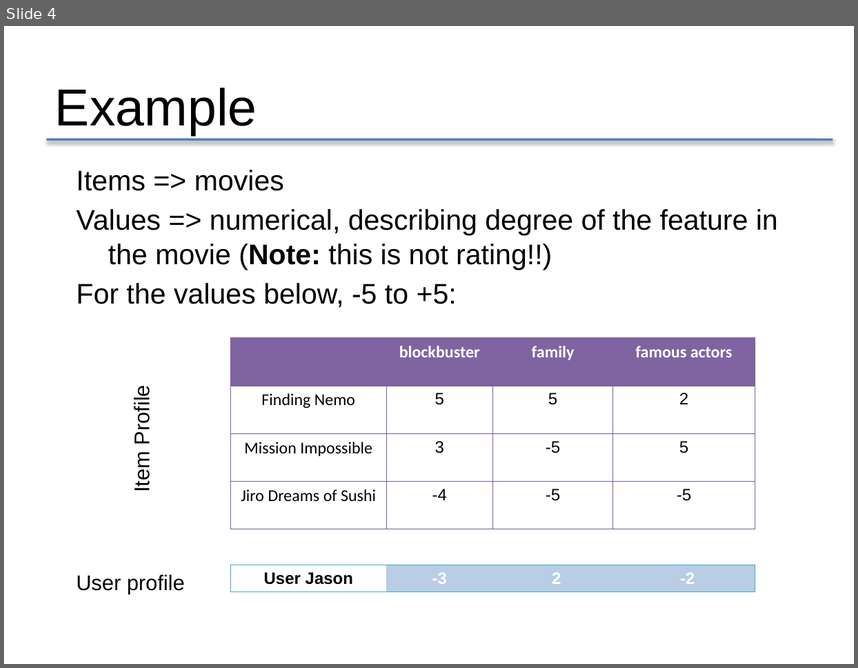
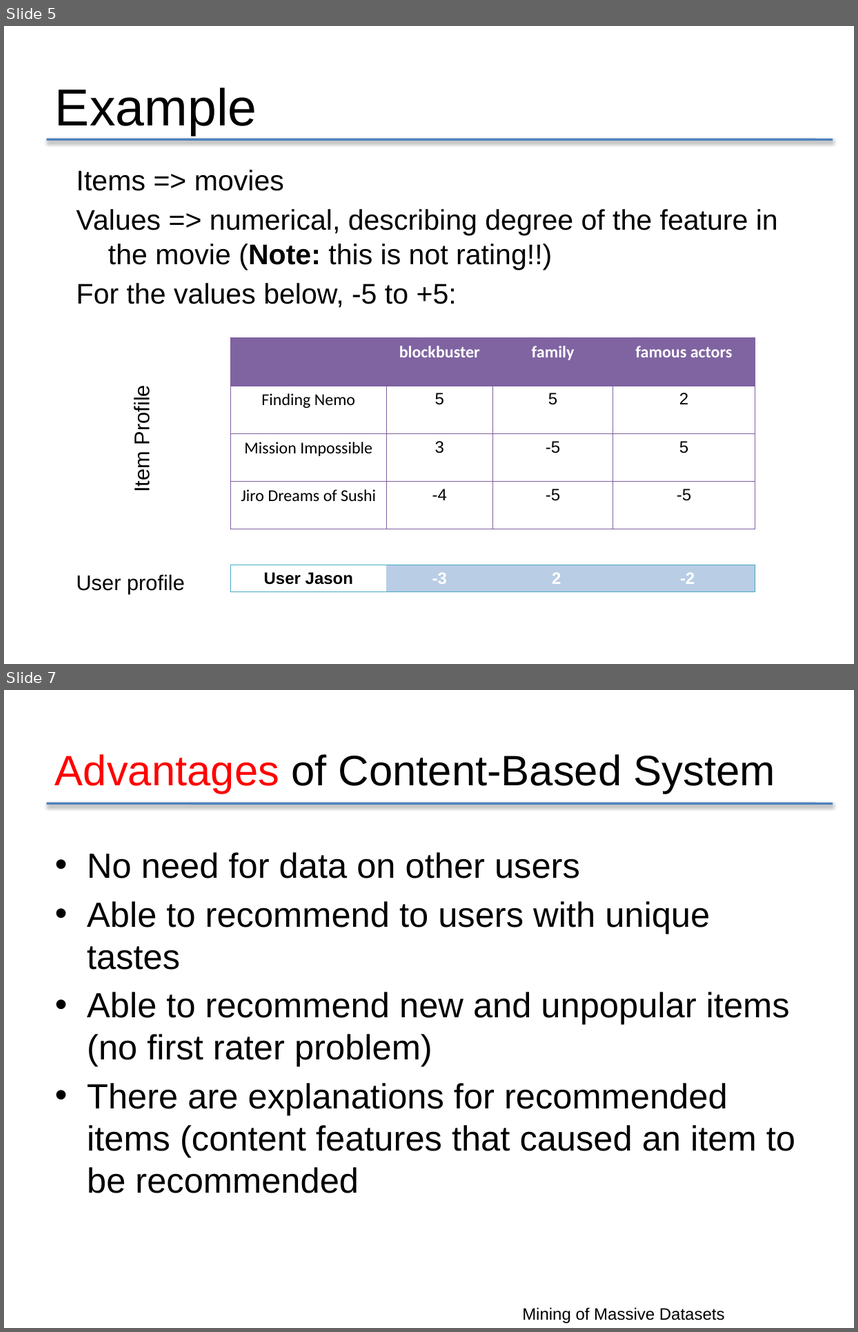
Before and after one commit to sarahpark23/RecommenderSystems, a slide deck: content-based.pptx. Shown one above the other, each under a label of ours: slide 4 before the commit, slides 5 and 7 after it; the slides between them are not shown. The pictures are 858x668 and 858x1332 pixels, drawn with LibreOffice and Linux fonts; fonts in the diff are those of the drawing. Boxes give left, top, right and bottom in pixels: in the first picture for what was removed or moved away, otherwise in the second. Text is boxed around its words. In the diff, an @@ line names an element or a change of style, - is before the commit and + after.

Commit message:
Change disadvantage to advantage and vice versa

```diff
--- a/content-based.pptx
+++ b/content-based.pptx
@@ slide 7 added at (4, 690, 854, 1328), background #FFFFFF @@
@@ title added at (55, 754, 775, 793), 36 pt, text #000000 @@
+Advantages of Content-Based System
@@ line added from (47, 803) to (833, 804), #4F81BD 2 pt @@
@@ text added at (87, 852, 795, 1193), 29.6 pt, text #000000 @@
+• No need for data on other users
+• Able to recommend to users with unique tastes
+• Able to recommend new and unpopular items (no first rater problem)
+• There are explanations for recommended items (content features that caused an item to be recommended
@@ text added at (522, 1307, 725, 1323), 14 pt, text #000000 @@
+Mining of Massive Datasets
@@ what was slide 4 is now slide 5 @@
```
Also in this commit, not shown: 2 slides changed, 2 other slides added.
